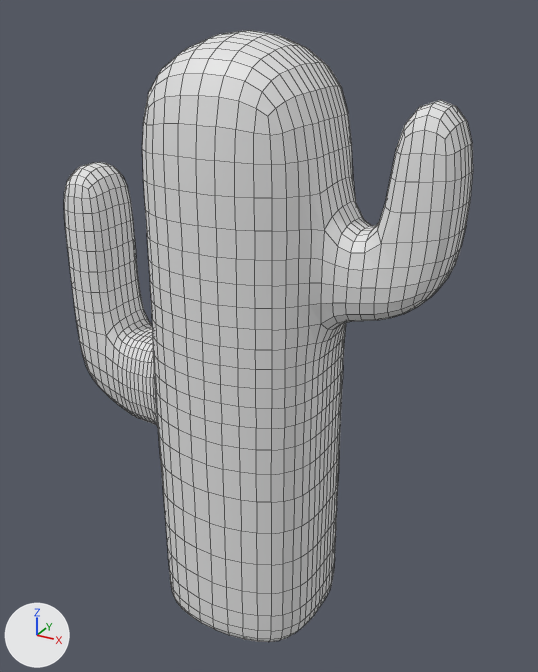
A saved change to the Blender file Assets/Models/Blender/Base/cacti/cactus3.blend.
One viewpoint serves both versions: a 50 mm lens placed at (1.048, -1.782, 1.86), pointed at (0.038, 0.054, 0.942). Lighting does not change. The marker at lower left points along +X, +Y and +Z. Mesh edges are drawn as thin lines.
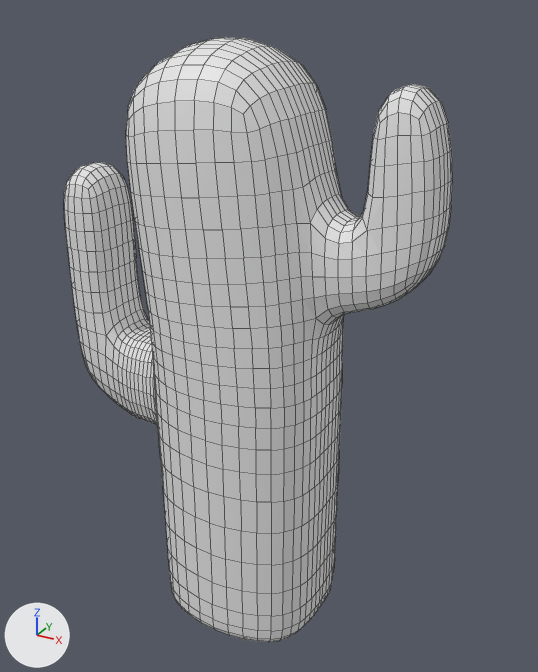
Location of each change, (x1, y1, x2, y2) in pixels of the pictures (538 x 672 px; the box of a moved part takes in the faces that stretch with it):
'Cube', reshaped: before (64, 30, 473, 642); after (64, 37, 453, 642)
part 1 of me_cube_001, moved or reshaped: before (142, 30, 473, 409); after (126, 37, 453, 408)

The change in detail:
me_cube_001 has 144 vertices, 142 faces and spans x -0.65..0.61, y -0.27..0.27, z -0.9..0.98.
me_cube_001 is used by ob_cube; location (0.0, 0.0, 0.882).
me_cube_001 part 1: all 57 vertices in x -0.27..0.61, y -0.27..0.27, z 0.21..0.98 are multiplied about their middle by the matrix ((0.995, -0.005, -0.099), (0.005, 1.0, 0.001), (0.099, -0.002, 0.995)), then moved by (-0.05, 0.0, 0.0).
